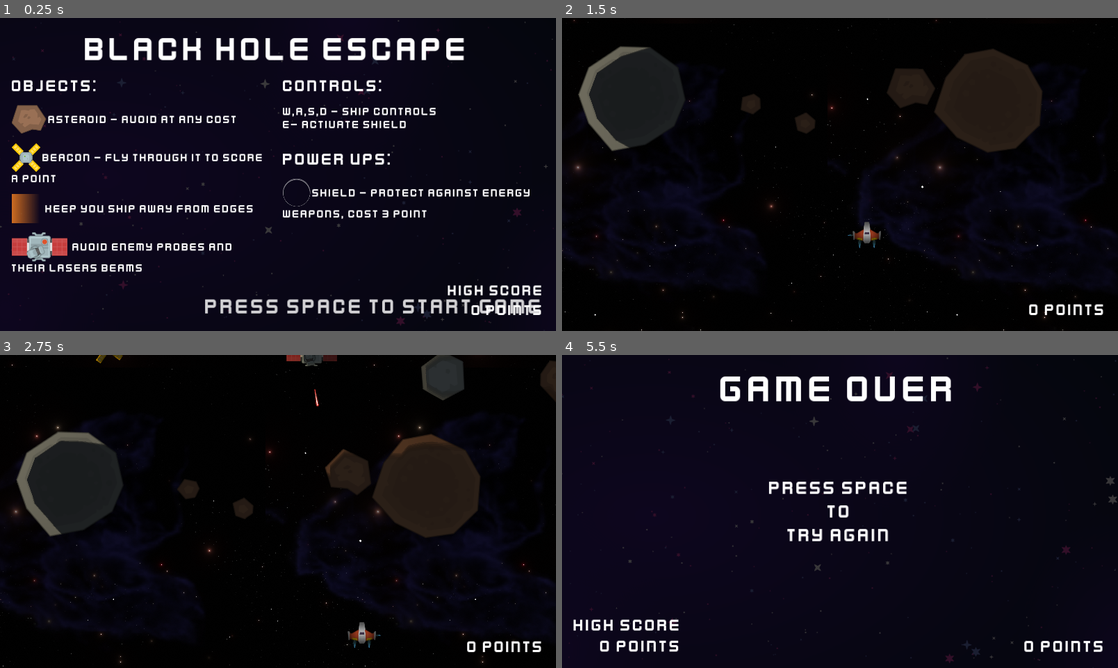
Above: before the commit, frames 1-4 (two rows, left to right).
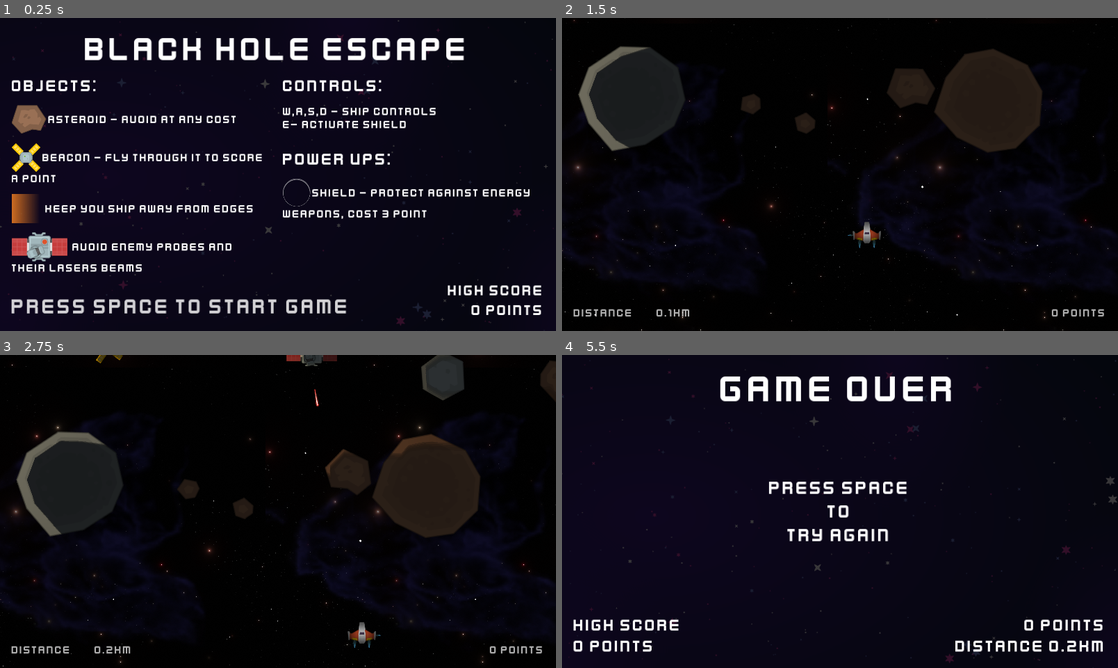
Above: after the commit, the same moments.

Repository: jstasiaczek/black_hole_escape
Game: Godot game, scene res://scenes/main/main.tscn
Same seed, same stepped clock (60 frames per second), same inputs: the game is played once before the commit and once after it.
Inputs:
- Up to frame 1 (0.25 s): no input
- Up to frame 2 (1.5 s): tap Space (action) at 0.5, 1.35 s; hold D (right) from 0.53 s (still down); tap E (shield) at 0.6 s; tap W (forward) at 0.77 s
- Up to frame 3 (2.75 s): tap W (forward) at 1.52 s; tap E (shield) at 1.55, 2.1 s; release D (right) at 2.03 s; hold A (left) from 2.03 s (still down)
- Up to frame 4 (5.5 s): release A (left) at 2.78 s; hold D (right) 2.78-4.28 s; tap E (shield) at 2.85, 3.8, 4.35, 5.1 s; tap W (forward) at 3.02, 3.77, 4.52 s; tap Space (action) at 3.6, 4.25 s; hold A (left) 4.28-5.03 s; tap Enter at 5 s; hold D (right) from 5.03 s (still down)

The runs differ from the first frame. In frame 1, 2.2% of the frame differs, in the area x 2-98%, y 89-95%; in frame 2, 0.6%; in frame 3, 0.6%; in frame 4, 1.3%.

Commit message:
added distance meter, added distance to highscore

Diff:
--- a/managers/score_manager.gd
+++ b/managers/score_manager.gd
@@ -4,6 +4,7 @@
 
 var _score: int = 0
 var _high_score: int = 0
+var _distance: float = 0
 
 func _ready():
 	read()
@@ -23,15 +24,25 @@
 	_score -= value
 	SignalManager.on_player_score.emit()
 
+
 func increas_score(value = 0):
 	_score += value
-	if _score > _high_score:
-		_high_score = _score
+	SignalManager.on_player_score.emit()
+
+func update_high_score():
+	var value = _score + int(_distance)
+	if value > _high_score:
+		_high_score = value
 		write()
-	SignalManager.on_player_score.emit()
 
 func get_score():
 	return _score
+
+func get_distance():
+	return _distance
+
+func update_distance(dist: float):
+	_distance = dist
 
 func get_high_score():
 	return _high_score
--- a/scenes/game_over/game_over.gd
+++ b/scenes/game_over/game_over.gd
@@ -4,7 +4,8 @@
 @onready var high_points = $MarginContainer/high_points
 
 func _ready():
-	points.text = str(ScoreManager.get_score())+" points"
+	var dist = "%.1f" % ScoreManager.get_distance()
+	points.text = str(ScoreManager.get_score())+" points\n" + "Distance " + dist + "km"
 	high_points.text = "High Score\n"+str(ScoreManager.get_high_score())+" points"
 
 func _process(_delta):
--- a/scenes/game_over/game_over.tscn
+++ b/scenes/game_over/game_over.tscn
@@ -64,6 +64,7 @@
 size_flags_vertical = 8
 text = "0 points"
 label_settings = SubResource("LabelSettings_7v372")
+horizontal_alignment = 2
 
 [node name="high_points" type="Label" parent="MarginContainer"]
 layout_mode = 2
@@ -72,4 +73,3 @@
 text = "High Score
 0 points"
 label_settings = SubResource("LabelSettings_7v372")
-horizontal_alignment = 2
--- a/scenes/hud/hud.gd
+++ b/scenes/hud/hud.gd
@@ -2,6 +2,9 @@
 
 @onready var label = $MarginContainer/Label
 @onready var game_over = $MarginContainer/game_over
+@onready var distance_label = $MarginContainer/distanceLabel
+
+var distance: float = 0
 
 # Called when the node enters the scene tree for the first time.
 func _ready():
@@ -10,6 +13,16 @@
 
 func on_ship_destroyed():
 	game_over.visible = true
+	ScoreManager.update_high_score()
+	set_process(false)
+
+func _process(delta):
+	distance += (GameManager.GRAVITY * delta) / 1000
+	var distFormated = "%10.1f" % distance
+	if distance != ScoreManager.get_distance():
+		distance_label.text = "DISTANCE "+ distFormated + "km"
+		ScoreManager.update_distance(distance)
+
 
 func on_player_score():
 	var value = ScoreManager.get_score()
--- a/scenes/hud/hud.tscn
+++ b/scenes/hud/hud.tscn
@@ -5,7 +5,8 @@
 
 [sub_resource type="LabelSettings" id="LabelSettings_wuhhy"]
 font = ExtResource("1_43q4d")
-font_size = 34
+font_size = 24
+font_color = Color(1, 1, 1, 0.698039)
 
 [sub_resource type="LabelSettings" id="LabelSettings_fplwx"]
 font = ExtResource("1_43q4d")
@@ -39,6 +40,13 @@
 text = "0 points"
 label_settings = SubResource("LabelSettings_wuhhy")
 
+[node name="distanceLabel" type="Label" parent="MarginContainer"]
+layout_mode = 2
+size_flags_horizontal = 0
+size_flags_vertical = 8
+text = "distance 10 km"
+label_settings = SubResource("LabelSettings_wuhhy")
+
 [node name="game_over" type="Label" parent="MarginContainer"]
 visible = false
 layout_mode = 2
--- a/scenes/main/main.tscn
+++ b/scenes/main/main.tscn
@@ -88,7 +88,7 @@
 
 [node name="Label2" type="Label" parent="MarginContainer"]
 layout_mode = 2
-size_flags_horizontal = 8
+size_flags_horizontal = 0
 size_flags_vertical = 8
 text = "Press SPACE to start game"
 label_settings = SubResource("LabelSettings_s872c")
Not shown, changed: html_release/index.html
Not shown, changed: html_release/index.pck
